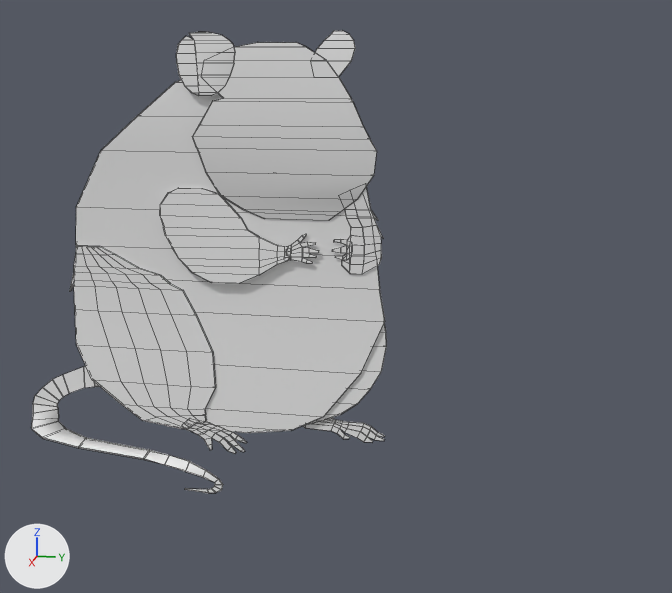
What one commit did to the FBX model Assets/Scenes/Lobby/LobbyThings/brie_model.fbx.
Rendered twice from a 50 mm camera at (0.781, -1.096, 0.494) aimed at (-0.194, -1.291, 0.25). Lighting does not change. The marker at lower left points along +X, +Y and +Z. The picture after the commit comes second. Mesh edges are drawn as thin lines.

Before the edit, the objects in view are built like this:
```python
me_mesh = bpy.data.meshes.new('Mesh')
me_mesh.from_pydata(...)  # 911 vertices, 885 faces; spans x -8.7..6.1, y -1.6..2.3, z -4.6..18.7
ob_box009 = bpy.data.objects.new('Box009', me_mesh)
ob_box009.location = (-0.269, -1.437, 0.216)
ob_box009.rotation_euler = (1.571, 0.0, 1.571)  # degrees (90, 0, 90)
ob_box009.scale = (0.0313, 0.141, 0.00317)
```
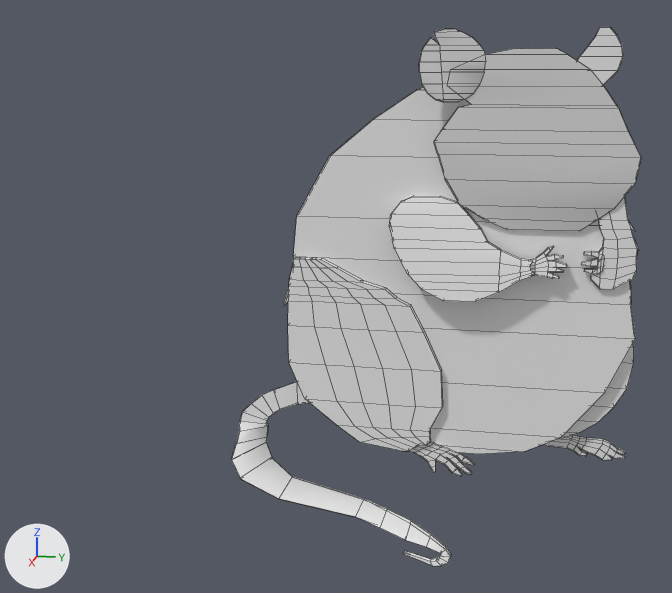
Boxes [x1, y1, x2, y2] around the edits, measured in the pictures (672 x 593 px; the box of a moved part takes in the faces that stretch with it):
'Box009', reshaped, moved, rescaled (15% wider, 17% taller)
    before: [31, 31, 387, 493]
    after: [231, 27, 641, 566]
part 1 of me_mesh, moved or reshaped
    before: [31, 31, 387, 493]
    after: [231, 27, 641, 565]

Diff of the bpy script that builds the scene:
```diff
--- a/Assets/Scenes/Lobby/LobbyThings/brie_model.fbx.py
+++ b/Assets/Scenes/Lobby/LobbyThings/brie_model.fbx.py
@@ me_mesh @@
 # used by ob_box009; location = (-0.269, -1.437, 0.216); rotation_euler = (1.571, 0.0, 1.571), in degrees (90, 0, 90); scale = (0.0313, 0.141, 0.00317)
-me_mesh.from_pydata(...)  # 911 vertices, 885 faces; spans x -8.7..6.1, y -1.6..2.3, z -4.6..18.7
+me_mesh.from_pydata(...)  # 911 vertices, 885 faces; spans x -8.7..6.1, y -1.6..2.3, z -1.3..18.7
+# me_mesh part 1: 586 of 911 vertices moved; they spanned x -8.7..6.1, y -1.5..2.3, z -4.6..18.4 and now span x -8.7..6.1, y -1.5..2.3, z -1.3..18.5; mean shift (0.0, 0.0, 2.3); largest move (4.1, 2.3, -1.5) -> (4.1, 2.3, 2.8)
+# other edits to the shape of me_mesh do not show in these pictures
@@ ob_box009 @@
 ob_box009 = bpy.data.objects.new('Box009', me_mesh)
-ob_box009.location = (-0.269, -1.437, 0.216)
+ob_box009.location = (-0.269, -1.155, 0.216)
 ob_box009.rotation_euler = (1.571, 0.0, 1.571)  # degrees (90, 0, 90)
-ob_box009.scale = (0.0313, 0.141, 0.00317)
+ob_box009.scale = (0.0313, 0.141, 0.00939)
```
